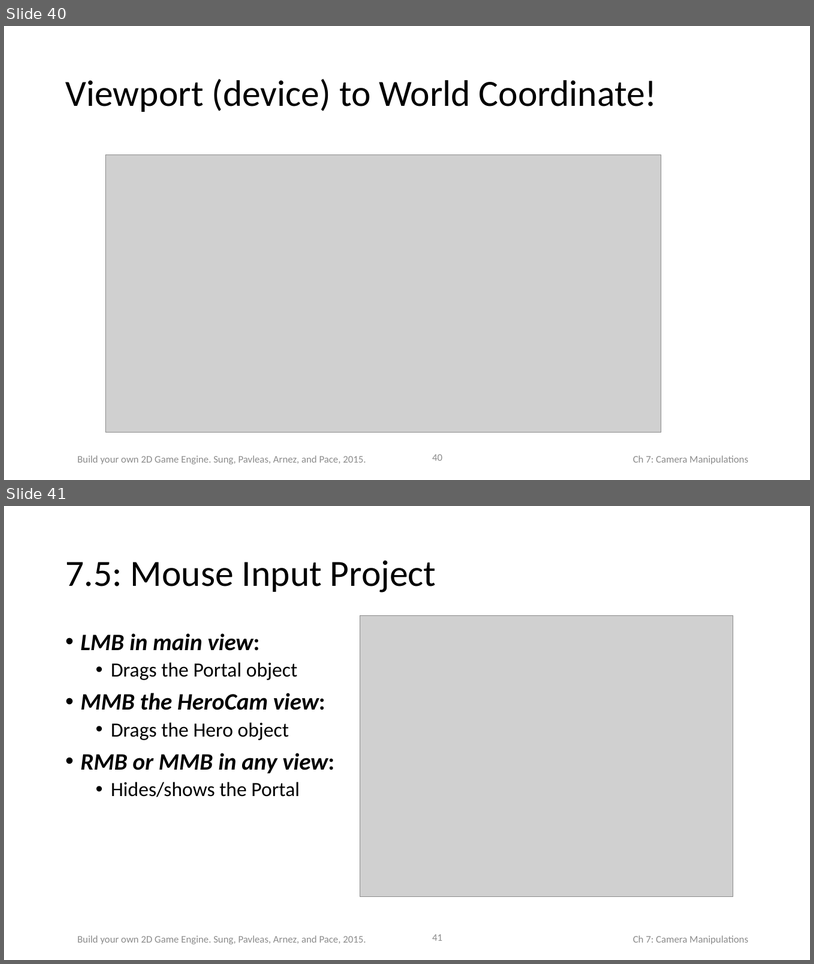
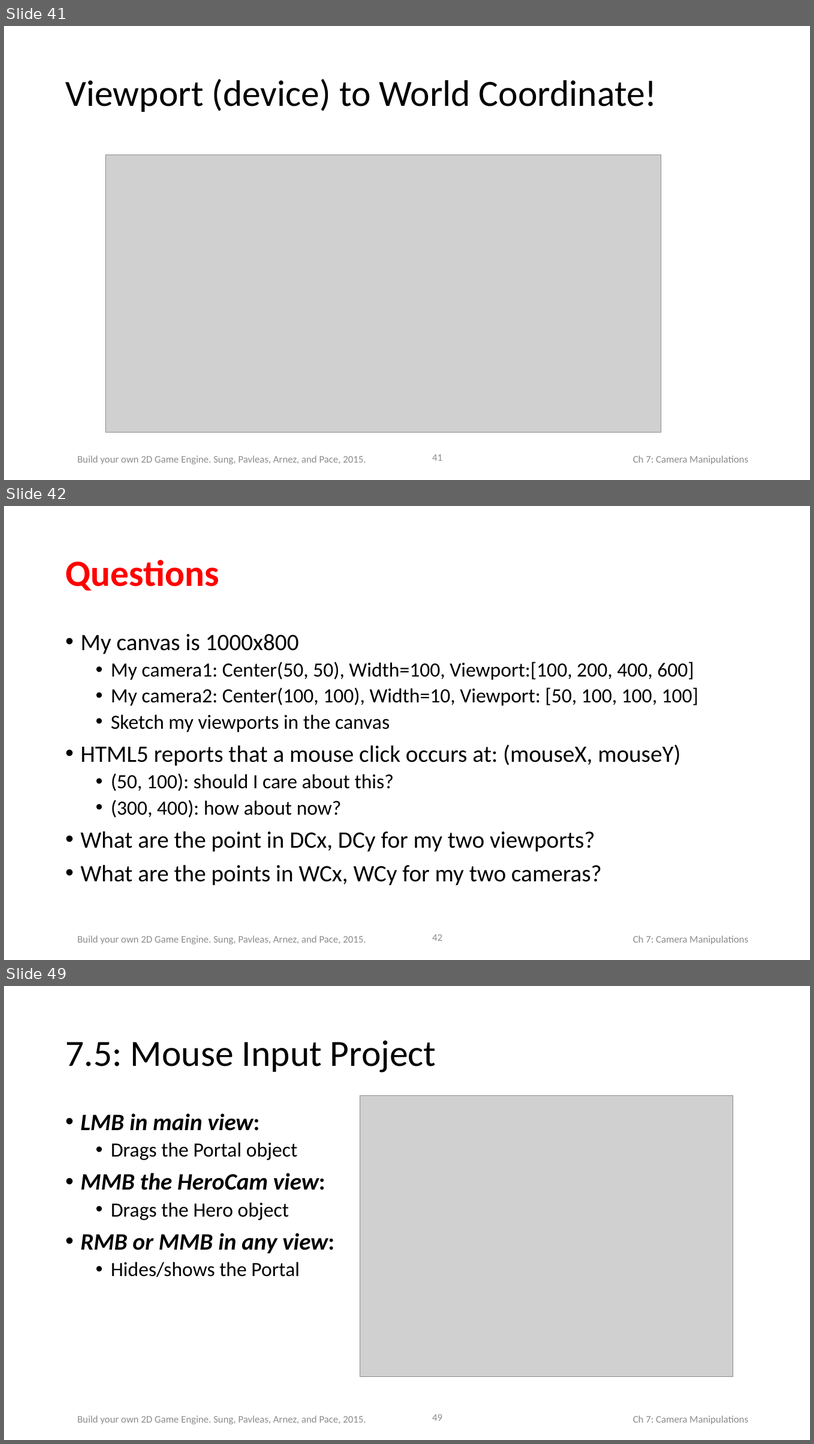
Before and after one commit to HTML5GameEngineGroup/html5engine, a slide deck: BookChapterContent/Slides/Chap7.pptx. Shown one above the other, each under a label of ours: slides 40 and 41 before the commit, slides 41, 42 and 49 after it; the slides between them are not shown. The pictures are 814x964 and 814x1444 pixels, drawn with LibreOffice and Linux fonts; fonts in the diff are those of the drawing; grey boxes stand for pictures. Boxes give left, top, right and bottom in pixels: in the first picture for what was removed or moved away, otherwise in the second. Text is boxed around its words. In the diff, an @@ line names an element or a change of style, - is before the commit and + after.

```diff
--- a/BookChapterContent/Slides/Chap7.pptx
+++ b/BookChapterContent/Slides/Chap7.pptx
@@ slide 42 added at box(4, 506, 810, 960), background #FFFFFF; not listed: 3 template elements that a slide beside it also shows @@
@@ title added at box(65, 559, 219, 591), 44 pt, text #FF0000, bold @@
+Questions
@@ text added at box(81, 634, 699, 885), 24 pt, text #000000 @@
+• My canvas is 1000x800
+  • My camera1: Center(50, 50), Width=100, Viewport:[100, 200, 400, 600]
+  • My camera2: Center(100, 100), Width=10, Viewport: [50, 100, 100, 100]
+  • Sketch my viewports in the canvas
+• HTML5 reports that a mouse click occurs at: (mouseX, mouseY)
+  • (50, 100): should I care about this?
+  • (300, 400): how about now?
+• What are the point in DCx, DCy for my two viewports?
+• What are the points in WCx, WCy for my two cameras?
@@ what was slide 40 is now slide 41 @@
@@ page number at box(432, 454, 443, 460): text changed @@
-40
+41
@@ what was slide 41 is now slide 49 @@
@@ page number at box(432, 1414, 443, 1420): text changed @@
-41
+49
```
Also in this commit, not shown: 1 slide changed, 7 other slides added.
